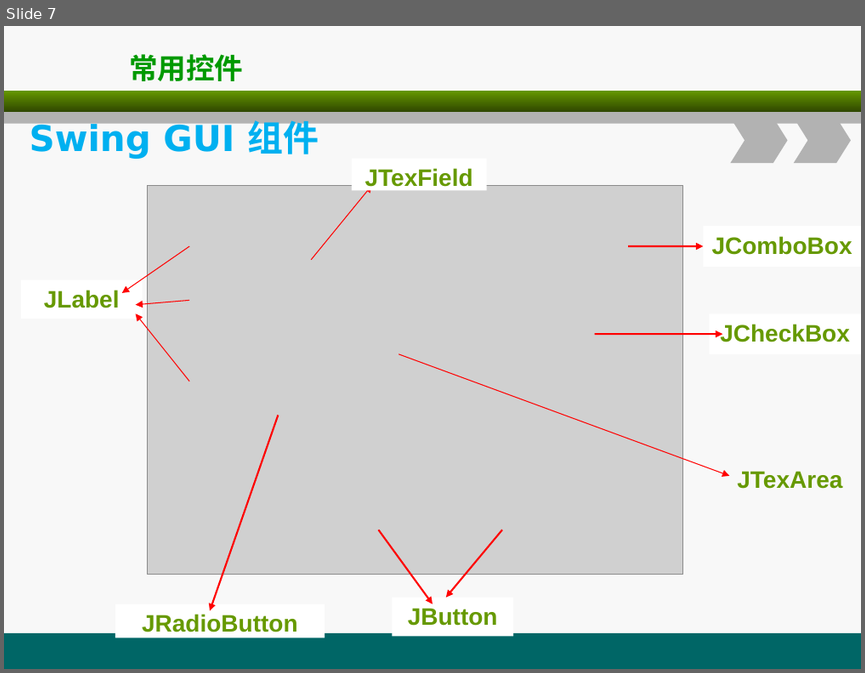
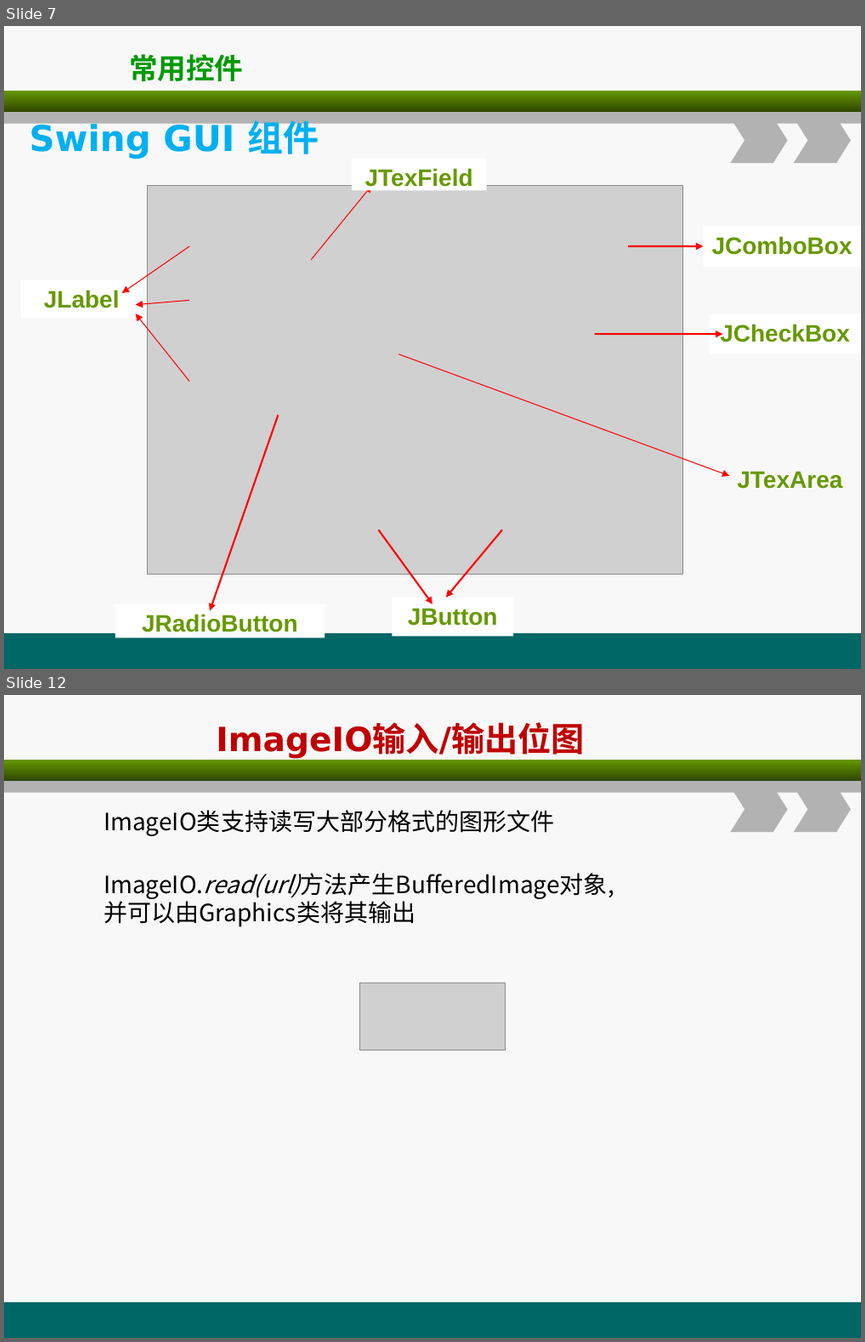
Before and after one commit to christwei/gitDoc, a slide deck: 课件/环宇/javaSE进阶/B1.ppt. Shown one above the other, each under a label of ours: slide 7 before the commit, slides 7 and 12 after it; the slides between them are not shown. The pictures are 865x673 and 865x1342 pixels, drawn with LibreOffice and Linux fonts; fonts in the diff are those of the drawing; grey boxes stand for pictures. Boxes give left, top, right and bottom in pixels: in the first picture for what was removed or moved away, otherwise in the second. Text is boxed around its words. In the diff, an @@ line names an element or a change of style, - is before the commit and + after.

```diff
--- a/课件/环宇/javaSE进阶/B1.ppt
+++ b/课件/环宇/javaSE进阶/B1.ppt
@@ slide 12 added at <box>4,695,861,1338</box>, background #F8F8F8; not listed: 5 template elements that a slide beside it also shows @@
@@ text added at <box>216,724,584,759</box>, 28 pt, text #C00000, bold @@
+ImageIO输入/输出位图
@@ text added at <box>103,810,555,836</box>, 20 pt, text #000000 @@
+ImageIO类支持读写大部分格式的图形文件
@@ text added at <box>103,873,614,927</box>, 20 pt, text #000000 @@
+ImageIO.read(url)方法产生BufferedImage对象,并可以由Graphics类将其输出
@@ picture added at <box>359,983,505,1049</box> @@
```
Also in this commit, not shown: 1 slide changed, 4 other slides added, 13 other files.
